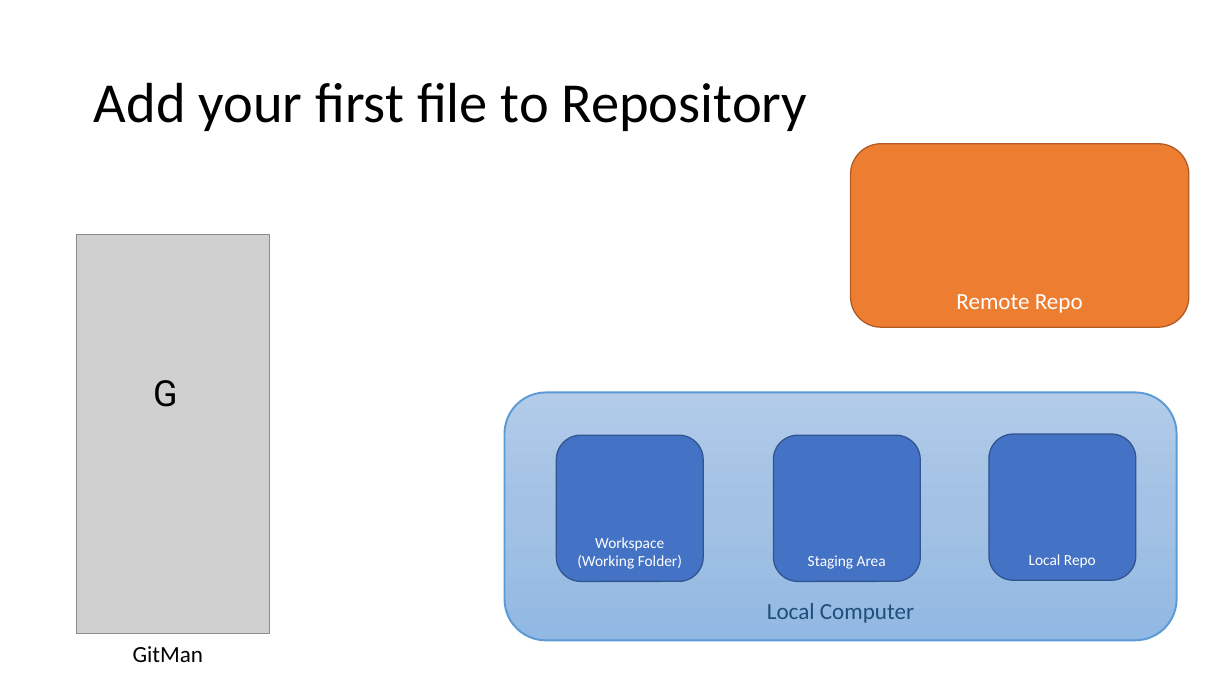
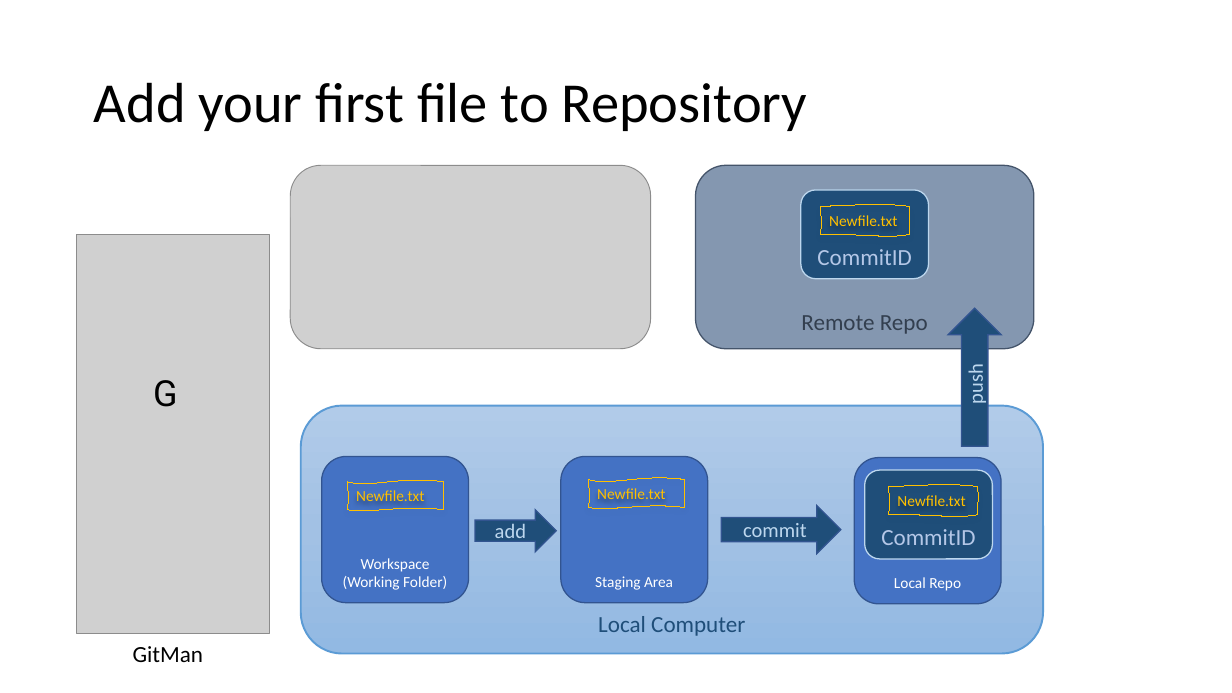
Before and after one commit to LearnWithCSA/GitWorkshop, a slide deck: slide 26 of SlideDeck/Git for Infra.pptx. Drawn at 1232x693 pixels with LibreOffice and Linux fonts; fonts in the diff are those of the drawing; grey boxes stand for pictures. Boxes give left, top, right and bottom in pixels: in the first picture for what was removed or moved away, otherwise in the second. Text is boxed around its words. In the diff, an @@ line names an element or a change of style, - is before the commit and + after.

Commit message:
Updated with new components

```diff
--- a/SlideDeck/Git for Infra.pptx
+++ b/SlideDeck/Git for Infra.pptx
@@ picture added at bbox=[290, 165, 651, 349] @@
@@ rounded rectangle "Remote Repo": place and size @@
-rounded rectangle "Remote Repo" at bbox=[850, 144, 1189, 328]
+rounded rectangle "Remote Repo" at bbox=[696, 165, 1034, 349]
@@ rounded rectangle "Remote Repo" at bbox=[696, 165, 1034, 349]: text colour #FFFFFF to #333F50; fill #ED7D31 to #8497B0; outline #AF5C24 1 pt to #44546A 1 pt @@
@@ rounded rectangle added at bbox=[801, 190, 929, 279], fill #1F4E79, outline #BDD7EE 1 pt, 18 pt, text #B4C7E7 @@
+CommitID
@@ freeform shape added at bbox=[821, 206, 910, 234], outline #FFC000 0.75 pt, 12 pt, text #FFC000 @@
+Newfile.txt
@@ right arrow added at bbox=[948, 309, 1001, 446], fill #1F4E79, outline #325491 1 pt, 16 pt, text #BDD7EE @@
+push
@@ rounded rectangle "Local Computer": place and size @@
-rounded rectangle "Local Computer" at bbox=[505, 393, 1177, 640]
+rounded rectangle "Local Computer" at bbox=[301, 406, 1043, 653]
@@ rounded rectangle "Workspace (Working Folder)": place and size @@
-rounded rectangle "Workspace (Working Folder)" at bbox=[556, 435, 703, 581]
+rounded rectangle "Workspace (Working Folder)" at bbox=[322, 457, 469, 603]
@@ rounded rectangle "Staging Area": place and size @@
-rounded rectangle "Staging Area" at bbox=[774, 435, 921, 581]
+rounded rectangle "Staging Area" at bbox=[561, 457, 708, 603]
@@ rounded rectangle "Local Repo": place and size @@
-rounded rectangle "Local Repo" at bbox=[989, 434, 1136, 580]
+rounded rectangle "Local Repo" at bbox=[855, 457, 1002, 604]
@@ rounded rectangle added at bbox=[865, 470, 993, 559], fill #1F4E79, outline #BDD7EE 1 pt, 18 pt, text #B4C7E7 @@
+CommitID
@@ freeform shape added at bbox=[348, 482, 444, 509], outline #FFC000 0.75 pt, 12 pt, text #FFC000 @@
+Newfile.txt
@@ freeform shape added at bbox=[589, 480, 685, 507], outline #FFC000 0.75 pt, 12 pt, text #FFC000 @@
+Newfile.txt
@@ right arrow added at bbox=[722, 506, 841, 554], fill #1F4E79, outline #325491 1 pt, 16 pt, text #BDD7EE @@
+commit
@@ freeform shape added at bbox=[888, 487, 978, 515], outline #FFC000 0.75 pt, 12 pt, text #FFC000 @@
+Newfile.txt
@@ right arrow added at bbox=[475, 510, 556, 553], fill #1F4E79, outline #325491 1 pt, 16 pt, text #BDD7EE @@
+add
```
Also in this commit, not shown: 5 other slides changed, 1 slide added.
